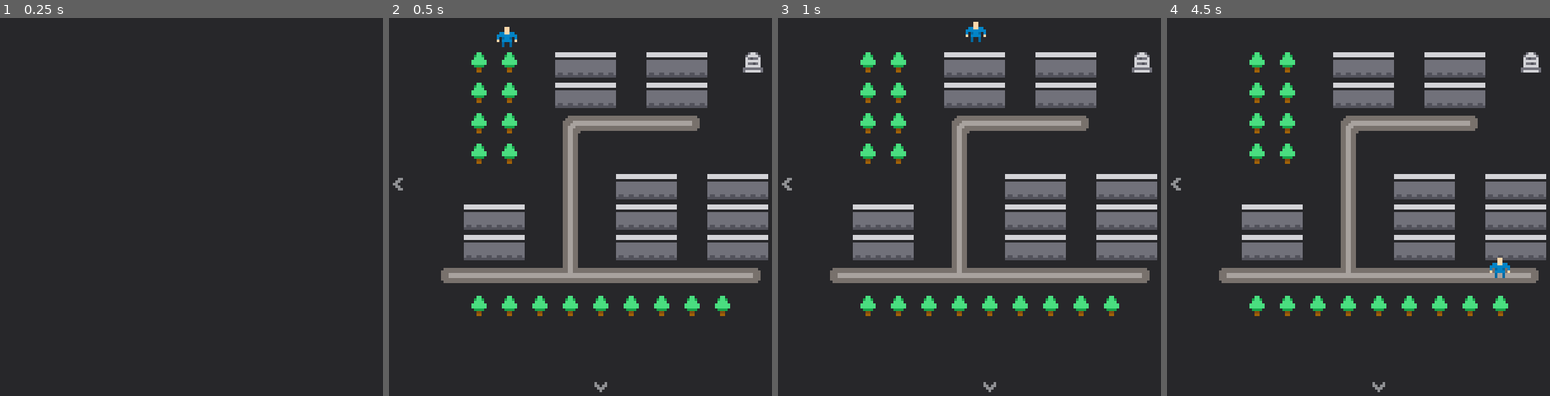
Above: before the commit, frames 1-4 (left to right).
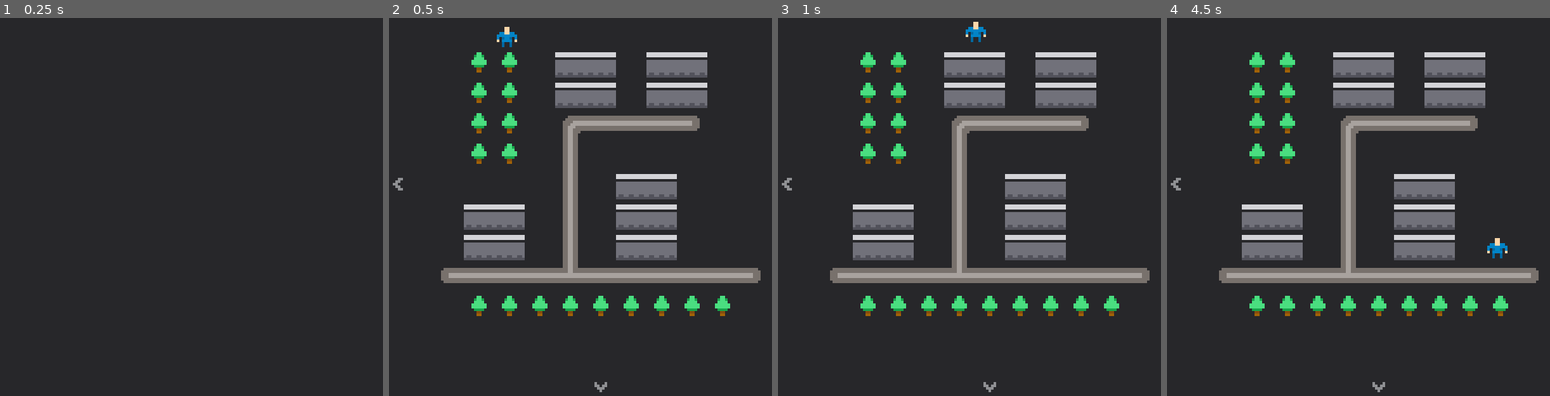
Above: after the commit, the same moments.

Repository: assertchris/game-invasion
Game: Godot game, scene res://nodes/screens/play-screen.tscn
Two runs of this game, one before a commit and one after it. Both use one fixed random seed, a clock stepped at 60 frames per second and the inputs below. Sound files missing from this copy of the repository are replaced by a short silence.
Inputs (mouse positions are in pixels of both pictures, inside the frame that each line leads up to):
- Up to frame 1 (0.25 s): no input
- Up to frame 2 (0.5 s): no input
- Up to frame 3 (1 s): move the mouse to (1092, 161) at 0.52 s; click (1092, 161) at 0.67 s
- Up to frame 4 (4.5 s): move the mouse to (1285, 207) at 1.27 s; click (1285, 207) at 1.42 s; move the mouse to (1423, 82) at 2.02 s; click (1423, 82) at 2.17 s; move the mouse to (1354, 275) at 2.77 s; click (1354, 275) at 2.92 s; move the mouse to (1515, 252) at 3.52 s; click (1515, 252) at 3.67 s; move the mouse to (1243, 116) at 4.27 s; click (1243, 116) at 4.42 s

Frame 1 is identical in both runs. In frame 2, 3.1% of the frame differs, in the area x 83-100%, y 9-65%; in frame 3, 3.1%; in frame 4, 3.3%, in the area x 83-100%, y 9-69%.

Commit message:
Add ability to acquire survivors

Diff:
--- /dev/null
+++ b/nodes/circle.gd
@@ -0,0 +1,11 @@
+extends Node2D
+tool
+
+export var color := Color(1.0, 1.0, 1.0, 1.0)
+export var radius := 25
+
+func _process(_delta: float) -> void:
+	update()
+
+func _draw() -> void:
+	draw_circle(position, radius, color)
--- /dev/null
+++ b/nodes/circle.tscn
@@ -0,0 +1,7 @@
+[gd_scene load_steps=2 format=2]
+
+[ext_resource path="res://nodes/circle.gd" type="Script" id=1]
+
+[node name="Circle" type="Node2D"]
+script = ExtResource( 1 )
+radius = 20
--- a/nodes/globals/constants.gd
+++ b/nodes/globals/constants.gd
@@ -13,7 +13,7 @@
 	grave,
 	house,
 	road,
-	navigable,
+	grass,
 }
 
 const tiles_colors := {
@@ -21,7 +21,7 @@
 	tiles_types.grave: "71717a",
 	tiles_types.house: "ef4444",
 	tiles_types.road: "a855f7",
-	tiles_types.navigable: "fbbf24",
+	tiles_types.grass: "fbbf24",
 }
 
 export var tree_doodad : PackedScene
@@ -36,7 +36,7 @@
 
 const tiles_set_names := {
 	tiles_types.road: "roads",
-	tiles_types.navigable: "navigable",
+	tiles_types.grass: "navigable",
 }
 
 const rooms_total := 9
@@ -50,7 +50,7 @@
 const tiles_is_not_doodad := [
 	tiles_types.none,
 	tiles_types.road,
-	tiles_types.navigable,
+	tiles_types.grass,
 ]
 
 const tiles_is_not_tile := [
@@ -73,3 +73,7 @@
 
 const rooms_hidden_offset := Vector2(-140, -140)
 const rooms_change_visibility := true
+
+const survivors_min_per_room := 0
+const survivors_max_per_room := 2
+const survivors_variance := 32
--- a/nodes/globals/generation.gd
+++ b/nodes/globals/generation.gd
@@ -99,6 +99,7 @@
 		next_room.room_position = next_room_position
 		next_room.room_type = next_room_type
 		next_room.position = Constants.rooms_hidden_offset
+		next_room.spawn_survivors()
 
 		if Constants.rooms_change_visibility:
 			next_room.visible = false
--- a/nodes/globals/generation.tscn
+++ b/nodes/globals/generation.tscn
@@ -1,8 +1,10 @@
-[gd_scene load_steps=3 format=2]
+[gd_scene load_steps=4 format=2]
 
 [ext_resource path="res://nodes/globals/generation.gd" type="Script" id=1]
 [ext_resource path="res://nodes/room.tscn" type="PackedScene" id=2]
+[ext_resource path="res://nodes/survivor.tscn" type="PackedScene" id=3]
 
 [node name="Generation" type="Node"]
 script = ExtResource( 1 )
 room_scene = ExtResource( 2 )
+survivor_scene = ExtResource( 3 )
--- a/nodes/globals/variables.gd
+++ b/nodes/globals/variables.gd
@@ -7,3 +7,5 @@
 var is_moving_rooms := false
 
 var player_last_position : Vector2
+
+var current_navigation : Navigation2D
--- a/nodes/player.gd
+++ b/nodes/player.gd
@@ -16,10 +16,10 @@
 	move_along_path(move_distance)
 
 func disable_collider() -> void:
-	_collider.disabled = true
+	_collider.call_deferred("set_disabled", true)
 
 func enable_collider() -> void:
-	_collider.disabled = false
+	_collider.call_deferred("set_disabled", false)
 
 func move_along_path(distance):
 	var start_point = position
--- a/nodes/player.tscn
+++ b/nodes/player.tscn
@@ -11,12 +11,12 @@
 radius = 2.0
 
 [node name="Player" type="KinematicBody2D"]
-collision_mask = 2
+collision_mask = 6
 script = ExtResource( 2 )
 
 [node name="Sprite" type="Sprite" parent="."]
 texture = SubResource( 1 )
 
 [node name="Collider" type="CollisionShape2D" parent="."]
-position = Vector2( 0, 3 )
+position = Vector2( 0, 2 )
 shape = SubResource( 2 )
--- a/nodes/room.gd
+++ b/nodes/room.gd
@@ -1,8 +1,11 @@
 extends YSort
 class_name GameRoom
 
+export var survivor_scene : PackedScene
+
 onready var _roads := $Roads
 onready var _doodads := $Doodads
+onready var _survivors := $Survivors
 onready var _top_place_position := $PlacePositions/Top
 onready var _right_place_position := $PlacePositions/Right
 onready var _bottom_place_position := $PlacePositions/Bottom
@@ -12,11 +15,13 @@
 onready var _bottom_arrow := $Arrows/Bottom
 onready var _left_arrow := $Arrows/Left
 
+var layout : Array
+
 var room_position : Vector2
 var room_type : int
 
 func _ready() -> void:
-	var layout = Generation.get_room_layout()
+	layout = Generation.get_room_layout()
 
 	Generation.add_room_tiles(_roads, layout)
 	Generation.add_room_doodads(_doodads, layout)
@@ -56,9 +61,15 @@
 
 func add_player(player : Player, move_to : int) -> void:
 	var parent = player.get_parent()
+	var survivors := []
 
 	if parent:
 		parent.remove_child(player)
+
+		for survivor in get_tree().get_nodes_in_group("survivors"):
+			if survivor.is_following_player:
+				survivors.append(survivor)
+				survivor.get_parent().remove_child(survivor)
 
 	# if we add the player without setting this, the player
 	# will enter an exit body before being correctly positioned
@@ -89,6 +100,20 @@
 	else:
 		player.global_position = place_position
 
+	for survivor in survivors:
+		_survivors.add_child(survivor)
+
+		survivor.global_position = player.global_position
+
+		var variance = Vector2(
+			rand_range(Constants.survivors_variance / -2, Constants.survivors_variance / 2),
+			rand_range(Constants.survivors_variance / -2, Constants.survivors_variance / 2)
+		)
+
+		var variant_path = Variables.current_navigation.get_simple_path(player.global_position, player.global_position + variance, false)
+
+		survivor.follow(variant_path)
+
 func _on_Top_body_entered(body: Node) -> void:
 	on_body_entered(body, Constants.neighbours.top, Constants.neighbours.bottom)
 
@@ -168,3 +193,24 @@
 
 func hide() -> void:
 	pass
+
+func spawn_survivors() -> void:
+	var used_coordinates := []
+
+	for i in rand_range(Constants.survivors_min_per_room, Constants.survivors_max_per_room):
+		var new_survivor := survivor_scene.instance()
+		_survivors.add_child(new_survivor)
+
+		var coordinates = Vector2(randi() % Constants.tiles_width, randi() % Constants.tiles_width)
+		var location = layout[coordinates.y][coordinates.x]
+
+		while location != Constants.tiles_types.grass or used_coordinates.has(coordinates):
+			coordinates = Vector2(randi() % Constants.tiles_width, randi() % Constants.tiles_width)
+			location = layout[coordinates.y][coordinates.x]
+
+		used_coordinates.append(coordinates)
+
+		new_survivor.position = Vector2(
+			coordinates.x * Constants.sprites_width + round(Constants.sprites_width / 2.0),
+			coordinates.y * Constants.sprites_width + round(Constants.sprites_width / 2.0)
+		)
--- a/nodes/room.tscn
+++ b/nodes/room.tscn
@@ -1,9 +1,10 @@
-[gd_scene load_steps=13 format=2]
+[gd_scene load_steps=14 format=2]
 
 [ext_resource path="res://nodes/room.gd" type="Script" id=1]
 [ext_resource path="res://resources/tiles.tres" type="TileSet" id=2]
 [ext_resource path="res://nodes/exit.tscn" type="PackedScene" id=3]
 [ext_resource path="res://images/sprites.png" type="Texture" id=4]
+[ext_resource path="res://nodes/survivor.tscn" type="PackedScene" id=5]
 
 [sub_resource type="RectangleShape2D" id=1]
 extents = Vector2( 64, 1.5 )
@@ -39,6 +40,7 @@
 
 [node name="Room" type="YSort"]
 script = ExtResource( 1 )
+survivor_scene = ExtResource( 5 )
 
 [node name="Roads" type="TileMap" parent="."]
 tile_set = ExtResource( 2 )
@@ -48,6 +50,8 @@
 format = 1
 
 [node name="Doodads" type="YSort" parent="."]
+
+[node name="Survivors" type="YSort" parent="."]
 
 [node name="Exits" type="Node2D" parent="."]
 
--- a/nodes/screens/play-screen.gd
+++ b/nodes/screens/play-screen.gd
@@ -18,6 +18,8 @@
 	_player = Player.instance()
 	Generation.make_rooms(_navigation, _player)
 
+	Variables.current_navigation = _navigation
+
 func play_music() -> void:
 	randomize()
 	Audio.play_music(Constants.level_tracks[randi() % Constants.level_tracks.size()])
@@ -28,8 +30,22 @@
 
 	if event is InputEventMouseButton:
 		if event.is_pressed():
+			randomize()
+
 			var position = get_local_mouse_position() - _anchor.rect_position
-			_player.set_path(_navigation.get_simple_path(_player.position, position, false))
+			var path = _navigation.get_simple_path(_player.position, position, false)
+
+			_player.set_path(path)
+
+			for survivor in get_tree().get_nodes_in_group("survivors"):
+				var variance = Vector2(
+					rand_range(Constants.survivors_variance / -2, Constants.survivors_variance / 2),
+					rand_range(Constants.survivors_variance / -2, Constants.survivors_variance / 2)
+				)
+
+				var variant_path = Variables.current_navigation.get_simple_path(_player.position, position + variance, false)
+
+				survivor.follow(variant_path)
 
 func restart_music_timer() -> void:
 	_restart_music_timer.start()
--- a/nodes/screens/play-screen.tscn
+++ b/nodes/screens/play-screen.tscn
@@ -27,5 +27,6 @@
 
 [node name="RestartMusicTimer" type="Timer" parent="." index="1"]
 wait_time = 15.0
+one_shot = true
 
 [connection signal="timeout" from="RestartMusicTimer" to="." method="_on_RestartMusicTimer_timeout"]
--- /dev/null
+++ b/nodes/survivor.gd
@@ -0,0 +1,71 @@
+extends StaticBody2D
+class_name Survivor
+
+onready var _animator := $Animator
+onready var _circle := $Circle
+
+var path := PoolVector2Array()
+var is_following_player := false
+
+func _ready():
+	set_process(false)
+
+func _process(delta):
+	var move_distance = Constants.player_speed * delta
+	move_along_path(move_distance)
+
+func move_along_path(distance):
+	var start_point = position
+
+	for _i in range(path.size()):
+		var distance_to_next = start_point.distance_to(path[0])
+
+		if distance <= distance_to_next and distance >= 0.0:
+			position = start_point.linear_interpolate(path[0], distance / distance_to_next)
+			break
+		elif distance < 0.0:
+			position = path[0]
+			set_process(false)
+			break
+
+		distance -= distance_to_next
+		start_point = path[0]
+		path.remove(0)
+
+func set_path(value):
+	path = value
+
+	if value.size() == 0:
+		return
+
+	set_process(true)
+
+
+func _on_Proximity_body_entered(body: Node) -> void:
+	if not body is Player:
+		return
+
+	_animator.play("Show")
+
+
+func _on_Proximity_body_exited(body: Node) -> void:
+	if not body is Player:
+		return
+
+	_animator.play_backwards("Show")
+
+func _on_Aquisition_body_shape_entered(body_rid: RID, body: Node, body_shape_index: int, local_shape_index: int) -> void:
+	if not body is Player:
+		return
+
+	is_following_player = true
+
+	_animator.play_backwards("Show")
+	yield(_animator, "animation_finished")
+	_circle.visible = false
+
+func follow(path : PoolVector2Array) -> void:
+	if not is_following_player:
+		return
+
+	set_path(path)
--- /dev/null
+++ b/nodes/survivor.tscn
@@ -0,0 +1,67 @@
+[gd_scene load_steps=9 format=2]
+
+[ext_resource path="res://images/sprites.png" type="Texture" id=1]
+[ext_resource path="res://nodes/survivor.gd" type="Script" id=2]
+[ext_resource path="res://nodes/circle.tscn" type="PackedScene" id=3]
+
+[sub_resource type="AtlasTexture" id=1]
+atlas = ExtResource( 1 )
+region = Rect2( 12, 0, 12, 12 )
+
+[sub_resource type="CircleShape2D" id=2]
+radius = 2.0
+
+[sub_resource type="CircleShape2D" id=3]
+radius = 60.0
+
+[sub_resource type="CircleShape2D" id=4]
+radius = 24.0208
+
+[sub_resource type="Animation" id=5]
+resource_name = "Show"
+length = 0.25
+tracks/0/type = "value"
+tracks/0/path = NodePath("Circle:radius")
+tracks/0/interp = 1
+tracks/0/loop_wrap = true
+tracks/0/imported = false
+tracks/0/enabled = true
+tracks/0/keys = {
+"times": PoolRealArray( 0, 0.2 ),
+"transitions": PoolRealArray( 1, 1 ),
+"update": 0,
+"values": [ 0, 24 ]
+}
+
+[node name="Survivor" type="StaticBody2D" groups=["survivors"]]
+collision_layer = 4
+collision_mask = 3
+script = ExtResource( 2 )
+
+[node name="Circle" parent="." instance=ExtResource( 3 )]
+color = Color( 0.917647, 0.701961, 0.0313726, 0.25098 )
+radius = 0
+
+[node name="Sprite" type="Sprite" parent="."]
+texture = SubResource( 1 )
+
+[node name="Collider" type="CollisionShape2D" parent="."]
+position = Vector2( 0, 2 )
+shape = SubResource( 2 )
+
+[node name="Proximity" type="Area2D" parent="."]
+
+[node name="Collider" type="CollisionShape2D" parent="Proximity"]
+shape = SubResource( 3 )
+
+[node name="Aquisition" type="Area2D" parent="."]
+
+[node name="Collider" type="CollisionShape2D" parent="Aquisition"]
+shape = SubResource( 4 )
+
+[node name="Animator" type="AnimationPlayer" parent="."]
+anims/Show = SubResource( 5 )
+
+[connection signal="body_entered" from="Proximity" to="." method="_on_Proximity_body_entered"]
+[connection signal="body_exited" from="Proximity" to="." method="_on_Proximity_body_exited"]
+[connection signal="body_shape_entered" from="Aquisition" to="." method="_on_Aquisition_body_shape_entered"]
--- a/project.godot
+++ b/project.godot
@@ -28,12 +28,18 @@
 "class": "Screen",
 "language": "GDScript",
 "path": "res://nodes/screens/screen.gd"
+}, {
+"base": "StaticBody2D",
+"class": "Survivor",
+"language": "GDScript",
+"path": "res://nodes/survivor.gd"
 } ]
 _global_script_class_icons={
 "Doodad": "",
 "GameRoom": "",
 "Player": "",
-"Screen": ""
+"Screen": "",
+"Survivor": ""
 }
 
 [application]
@@ -64,8 +70,10 @@
 
 2d_render/layer_1="Player"
 2d_render/layer_2="Doodad"
+2d_render/layer_3="Survivor"
 2d_physics/layer_1="Player"
 2d_physics/layer_2="Doodad"
+2d_physics/layer_3="Survivor"
 
 [physics]
 
Binary file changed: images/tiles.png
